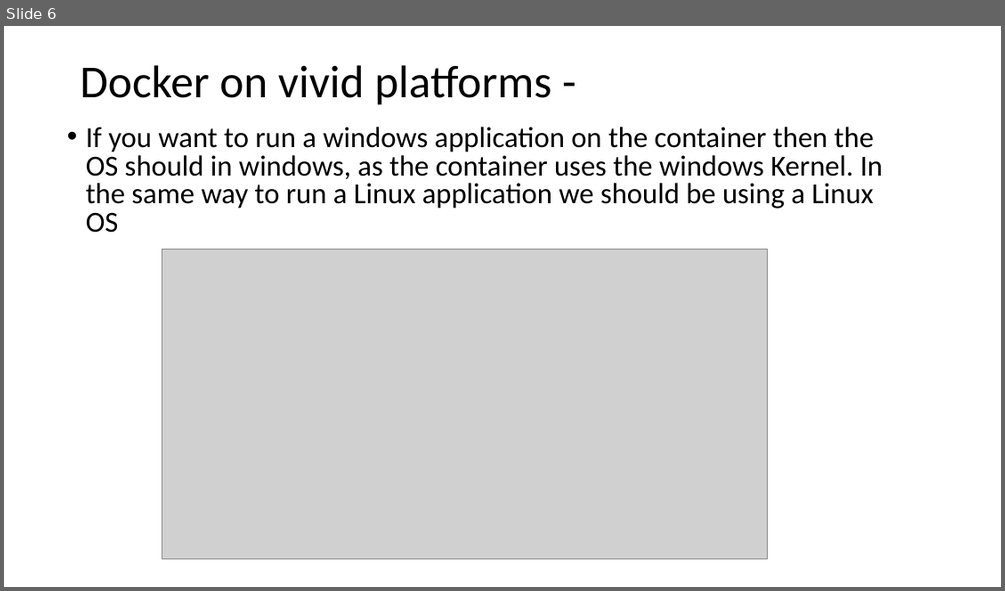
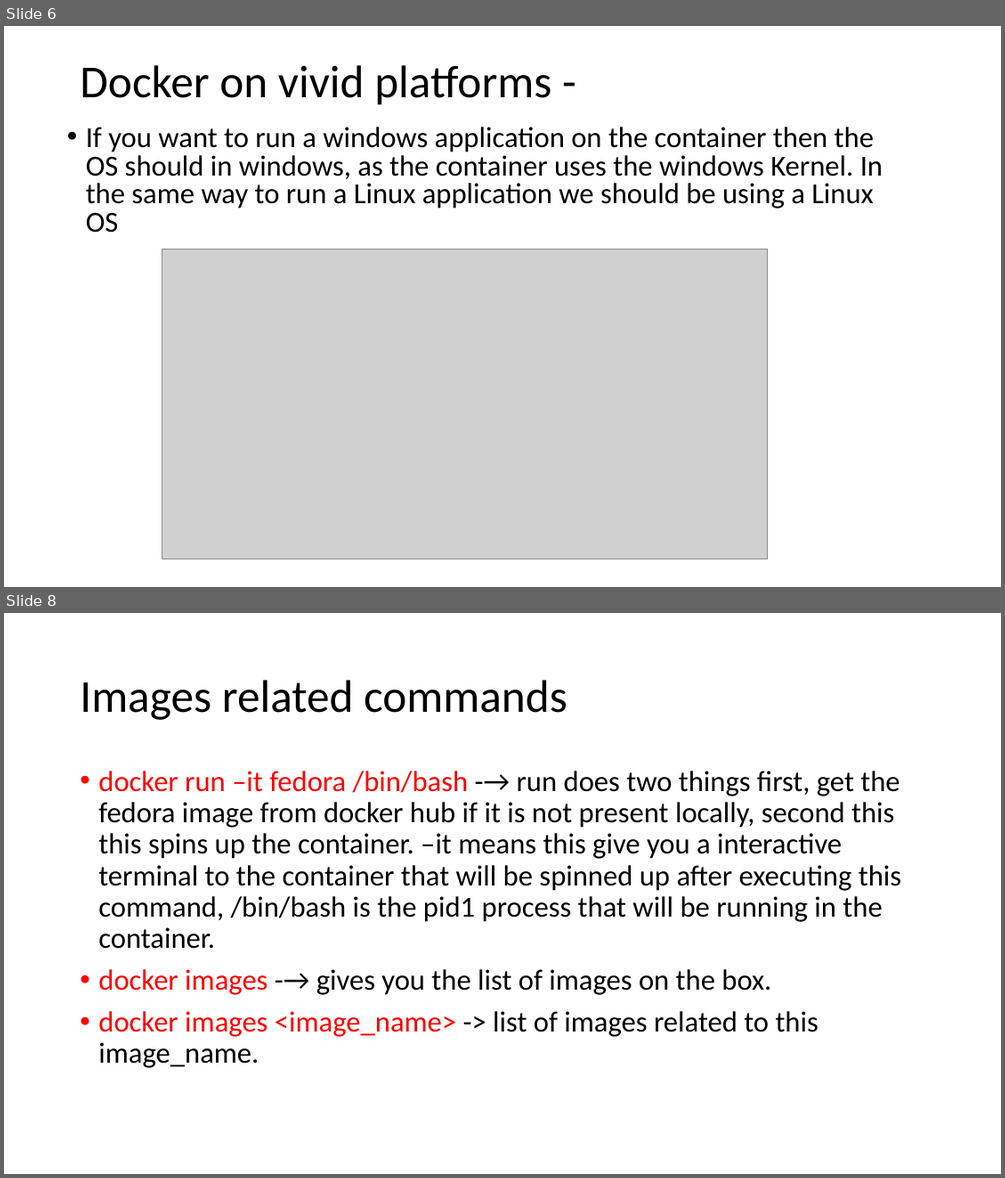
Before and after one commit to Ritesh007/Documents, a slide deck: Docker/docker.pptx. Shown one above the other, each under a label of ours: slide 6 before the commit, slides 6 and 8 after it; the slides between them are not shown. The pictures are 1005x591 and 1005x1178 pixels, drawn with LibreOffice and Linux fonts; fonts in the diff are those of the drawing; grey boxes stand for pictures. Boxes give left, top, right and bottom in pixels: in the first picture for what was removed or moved away, otherwise in the second. Text is boxed around its words. In the diff, an @@ line names an element or a change of style, - is before the commit and + after.

Commit message:
Docker ppt updated..

```diff
--- a/Docker/docker.pptx
+++ b/Docker/docker.pptx
@@ slide 8 added at box(4, 613, 1001, 1174), background #FFFFFF @@
@@ title added at box(80, 680, 567, 720), 44 pt, text #000000 @@
+Images related commands
@@ text added at box(98, 771, 901, 1068), 28 pt, text #000000 @@
+• docker run –it fedora /bin/bash -→ run does two things first, get the fedora image from docker hub if it is not present locally, second this this spins up the container. –it means this give you a interactive terminal to the container that will be spinned up after executing this command, /bin/bash is the pid1 process that will be running in the container.
+• docker images -→ gives you the list of images on the box.
+• docker images <image_name> -> list of images related to this image_name.
```
Also in this commit, not shown: 15 other slides added.
